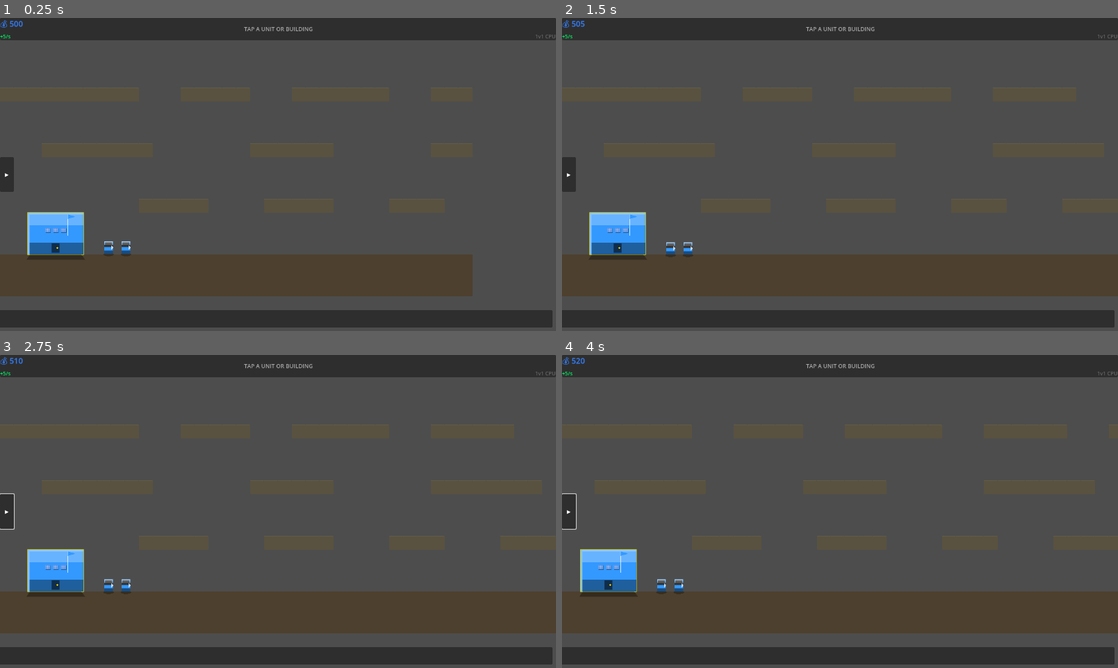
Above: before the commit, frames 1-4 (two rows, left to right).
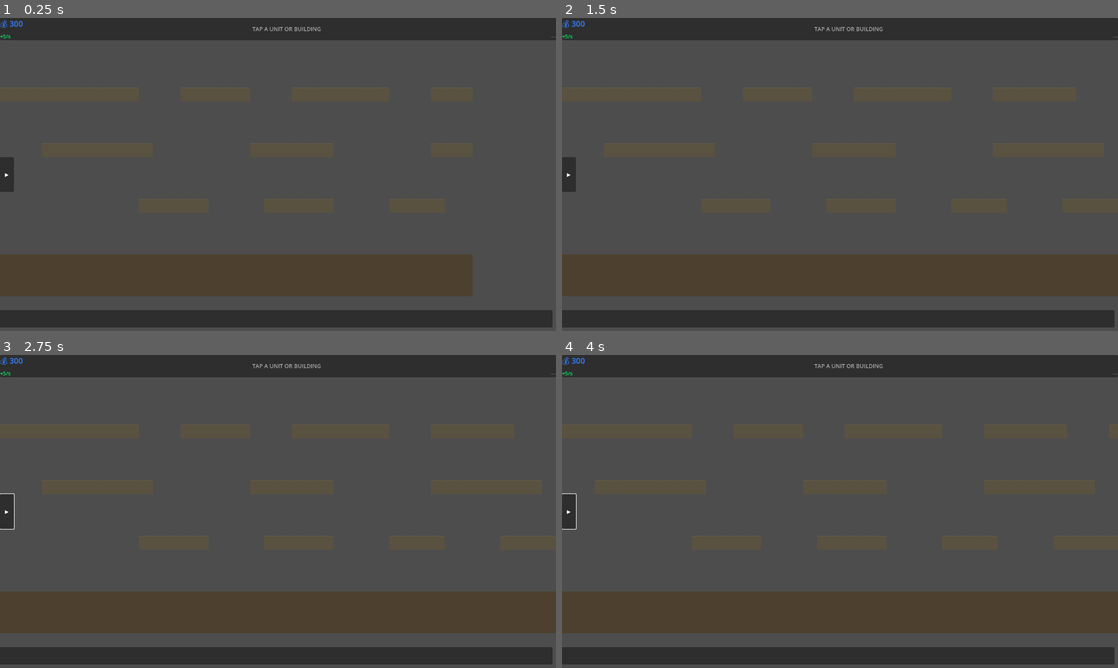
Above: after the commit, the same moments.

Repository: infinitybiscuit/fortress-command
Game: Godot game, scene res://scenes/game/game_scene.tscn
Same seed, same stepped clock (60 frames per second), same inputs: the game is played once before the commit and once after it.
Inputs (mouse positions are in pixels of both pictures, inside the frame that each line leads up to):
- Up to frame 1 (0.25 s): no input
- Up to frame 2 (1.5 s): click "▸" at 0.5 s; click "✕" at 1.25 s
- Up to frame 3 (2.75 s): tap A at 2 s; move the mouse to (400, 495) at 2.02 s; hold Right (ui_right) from 2.03 s (still down); click (400, 495) at 2.17 s
- Up to frame 4 (4 s): release Right (ui_right) at 2.75 s; tap A at 2.75, 3.5 s; drag from (728, 527) to (812, 574) at 2.77 s; move the mouse to (895, 442) at 3.52 s; hold Right (ui_right) from 3.53 s (still down); click (895, 442) at 3.67 s

The runs differ from the first frame. In frame 1, 1.8% of the frame differs, in the area x 1-100%, y 0-78%; in frame 2, 1.8%; in frame 3, 1.8%; in frame 4, 1.8%.
Error after the commit: Parse Error: Assignment is not allowed inside an expression. (res://scripts/game/game_scene.gd:559)

Commit message:
fix: 4 bugs — edge scroll, drag select, unit death, AI attack
camera_2d.gd:
- Fix edge-scroll: use viewport-relative mouse coords (get_viewport().get_mouse_position())
  instead of world coords so left/right edges detect correctly at any camera position

game_scene.gd:
- Bug 2 (drag select): add _drag_start/_is_dragging/_drag_rect state; _input() tracks motion;
  mouse release on empty ground selects all own units in the drag rect; _draw() renders
  semi-transparent blue selection rectangle
- Bug 3 (unit death): _on_unit_died() now calls unit.queue_free() so dead units are removed from scene
- Bug 4 (AI attack): replace empty 'pass' with logic that finds closest visible enemy within
  800px and issues attack_target() to all AI units

Diff:
--- a/godot/scripts/game/camera_2d.gd
+++ b/godot/scripts/game/camera_2d.gd
@@ -57,8 +57,8 @@
 
 	# ── Edge-scrolling: auto-pan when mouse is near viewport edge ──────────────
 	var vp_size: Vector2 = get_viewport_rect().size
-	var mouse_pos: Vector2 = get_global_mouse_position()
-	# Convert mouse to viewport-relative coordinates
+	# Use viewport-relative coords so edge detection works at any camera position
+	var mouse_pos: Vector2 = get_viewport().get_mouse_position()
 	var rel_x: float = mouse_pos.x
 	var rel_y: float = mouse_pos.y
 
--- a/godot/scripts/game/game_scene.gd
+++ b/godot/scripts/game/game_scene.gd
@@ -34,6 +34,11 @@
 ## Selection state
 var selected_units: Array = []
 var _selected_building: Node = null
+
+## Drag-selection state
+var _drag_start: Vector2 = Vector2.ZERO
+var _is_dragging: bool = false
+var _drag_rect: Rect2 = Rect2.ZERO
 
 ## Build placement state
 var _pending_build_type: String = ""
@@ -142,9 +147,41 @@
 			_process_ai_player(i)
 
 func _process_ai_player(player_idx: int) -> void:
-	# Placeholder for AI logic - can be extended
-	# This will be implemented with AI-specific scripts later
-	pass
+	var player_faction: int = players[player_idx]["faction"]
+	var ai_units: Array = get_units_for_faction(player_faction)
+	if ai_units.size() == 0:
+		return
+
+	# Collect all enemy units and buildings
+	var enemies: Array = []
+	for unit in all_units:
+		if is_instance_valid(unit) and unit.faction != player_faction:
+			enemies.append(unit)
+	for building in all_buildings:
+		if is_instance_valid(building) and building.faction != player_faction:
+			enemies.append(building)
+
+	if enemies.size() == 0:
+		return
+
+	# Find the closest enemy across all units and buildings
+	var best_target: Node = null
+	var best_dist: float = INF
+	for enemy in enemies:
+		for ai_unit in ai_units:
+			if not is_instance_valid(ai_unit):
+				continue
+			var d: float = ai_unit.global_position.distance_to(enemy.global_position)
+			if d < best_dist:
+				best_dist = d
+				best_target = enemy
+
+	if best_target != null and best_dist < 800.0:
+		for ai_unit in ai_units:
+			if not is_instance_valid(ai_unit):
+				continue
+			if ai_unit.current_state != ai_unit.State.DEAD:
+				ai_unit.attack_target(best_target)
 
 ## ── Game Mode Setup ──────────────────────────────────────────────────────────────
 func set_game_mode(mode_name: String) -> void:
@@ -296,6 +333,9 @@
 	# Remove from tracking arrays
 	all_units.erase(unit)
 	selected_units.erase(unit)
+	# Actually remove the unit from the scene tree
+	if is_instance_valid(unit):
+		unit.queue_free()
 
 ## ── Projectiles ──────────────────────────────────────────────────────────────────
 const _PROJECTILE_SCRIPT: GDScript = preload("res://scripts/entities/projectile.gd")
@@ -486,6 +526,39 @@
 var _last_click_pos: Vector2 = Vector2.ZERO
 const _DOUBLE_CLICK_SEC: float = 0.35
 const _DOUBLE_CLICK_PX: float = 20.0
+const _DRAG_MIN_DISTANCE: float = 10.0
+
+## Tracks mouse motion to build a drag-selection rectangle while the left button is held.
+func _input(event: InputEvent) -> void:
+	if not _is_dragging:
+		return
+	if not (event is InputEventMouseMotion):
+		return
+	var world_pos: Vector2 = get_global_mouse_position()
+	var dist: float = world_pos.distance_to(_drag_start)
+	if dist >= _DRAG_MIN_DISTANCE:
+		_is_dragging = true
+		var top_left: Vector2 = Vector2(
+			minf(_drag_start.x, world_pos.x),
+			minf(_drag_start.y, world_pos.y)
+		)
+		var size: Vector2 = Vector2(
+			absf(world_pos.x - _drag_start.x),
+			absf(world_pos.y - _drag_start.y)
+		)
+		_drag_rect = Rect2(top_left, size)
+		queue_redraw()
+
+## ── Drag-selection rectangle rendering ───────────────────────────────────
+func _draw() -> void:
+	if not _is_dragging:
+		return
+	if _drag_rect == Rect2.ZERO:
+		return
+	# Draw a semi-transparent blue fill
+	draw_rect(_drag_rect, Color(0.3, 0.5, 1.0, 0.25), filled=true)
+	# Draw a solid blue border
+	draw_rect(_drag_rect, Color(0.3, 0.5, 1.0, 0.8), filled=false, width=1)
 
 func _unhandled_input(event: InputEvent) -> void:
 	if not game_is_started or game_paused:
@@ -493,10 +566,29 @@
 	if get_viewport().gui_get_hovered_control() != null:
 		return
 
-	if event is InputEventMouseButton and event.pressed:
+	if event is InputEventMouseButton and event.button_index == MOUSE_BUTTON_LEFT:
 		var world_pos: Vector2 = get_global_mouse_position()
 
-		if event.button_index == MOUSE_BUTTON_LEFT:
+		if event.pressed:
+			# Begin drag selection
+			_drag_start = world_pos
+			_is_dragging = false
+		else:
+			# Mouse button released — check for drag-to-select
+			if _is_dragging:
+				var own_unit: Node = _unit_at_point(world_pos, 0)
+				if own_unit == null:
+					# Dragged on empty ground — select all player units in rect
+					_clear_selection()
+					for unit in all_units:
+						if is_instance_valid(unit) and unit.faction == 0:
+							if _drag_rect.encloses(unit.get_bounds()):
+								select_unit(unit)
+				_is_dragging = false
+				queue_redraw()
+			return
+
+		if event.pressed:
 			# Build placement mode takes priority
 			if _pending_build_type != "":
 				_try_place_building(_pending_build_type, world_pos)
